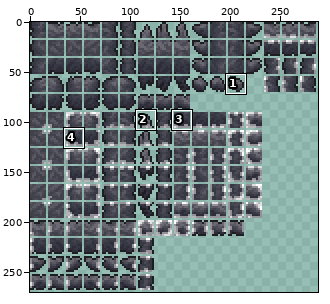
Sprite sheet -- Content/Tiles/Protolith.png. The picture above shows the old version from afar; the outline marks the close-up.
Close-up. First the earlier version:
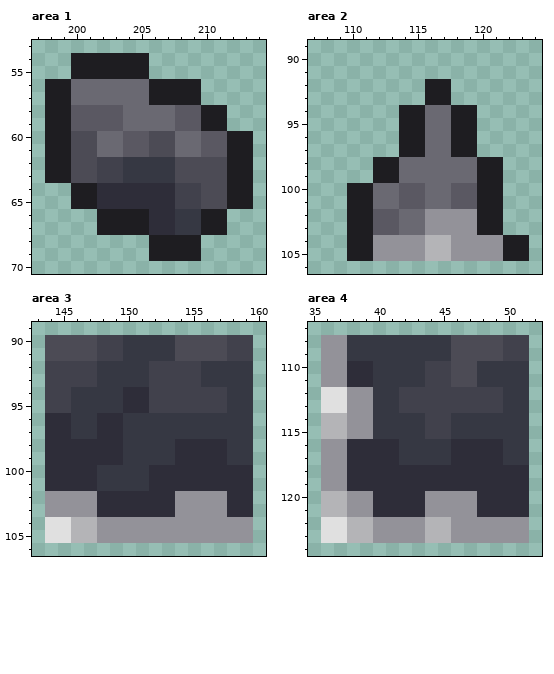
The file is 286x269 pixels. Colours within 5 levels of each other are drawn and written as one. Shown: area 1: x 197..214, y 53..70; area 2: x 107..124, y 89..106; area 3: x 143..160, y 89..106; area 4: x 35..52, y 107..124. The old version is drawn lined up with the new one, on the new canvas. The commit also changed other parts of the picture, which this record leaves out.
And afterwards:
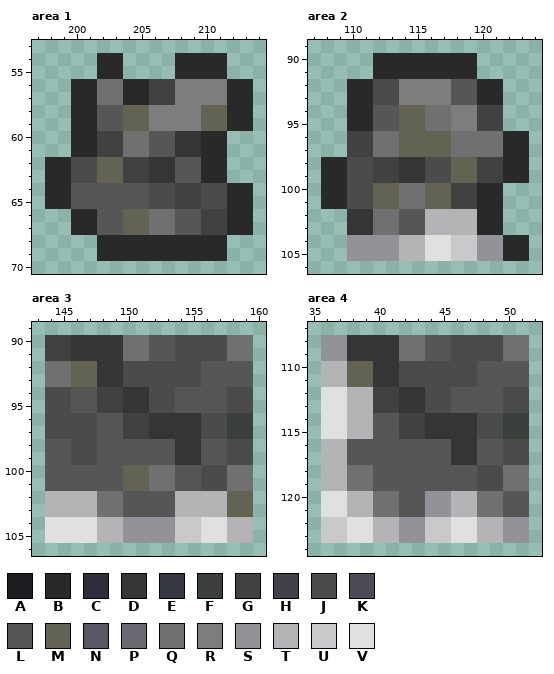
Palette (. is transparent): A #1e1d21  B #292929  C #2e2d39  D #353535  E #363843  F #3b3f3b  G #414141  H #41414c  J #4b4b4b  K #4c4b55  L #565656  M #636354  N #5a5862  P #6a6972  Q #707070  R #7d7d7d  S #939299  T #b4b4b7  U #c9c9cc  V #e0e0e0
Difference:
canvas 286x269 -> 288x270
Changed rows in their new state; - is an unchanged pixel.
Area 1:
first column x 198:
54 --..BB..--BBBB--
55 --..BB..--BBBB--
56 ..BBQQBBGGRRRRBB
57 ..BBQQBBGGRRRRBB
58 ..BBLLMMRRRRMMBB
59 ..BBLLMMRRRRMMBB
60 ..BBGGQQLLDDBB..
61 ..BBGGQQLLDDBB..
62 BBJJMMGGDDLLBB..
63 BBJJMMGGDDLLBB..
64 BBLLLLLLJJGGJJBB
65 BBLLLLLLJJGGJJBB
66 --BBLLMMQQLLGGBB
67 --BBLLMMQQLLGGBB
68 ----BBBBBBBBBB--
69 ----BBBBBBBBBB--
Area 2:
first column x 108:
 90 ----BBBBBBBB----
 91 ----BBBBBBBB----
 92 --BBJJRRRRLLBB--
 93 --BBJJRRRRLLBB--
 94 --BBLLMMQQRRGG--
 95 --BBLLMMQQRRGG--
 96 --GGQQMMMMQQQQBB
 97 --GGQQMMMMQQQQBB
 98 BBJJGGDDJJMMGGBB
 99 BBJJGGDDJJMMGGBB
100 BBJJMMQQMMGGBB--
101 BBJJMMQQMMGGBB--
102 --DDQQLLTTTTBB--
103 --DDQQLLTTTTBB--
104 --SS--TTVVUU--BB
105 --SS--TTVVUU--BB
Area 3:
first column x 144:
 90 GGDDDDQQLLJJJJQQ
 91 GGDDDDQQLLJJJJQQ
 92 QQMMDDJJJJJJLLLL
 93 QQMMDDJJJJJJLLLL
 94 JJLLGGDDJJLLLLJJ
 95 JJLLGGDDJJLLLLJJ
 96 JJJJLLGGDDDDJJFF
 97 JJJJLLGGDDDDJJFF
 98 LLJJLLLLLLDDLLJJ
 99 LLJJLLLLLLDDLLJJ
100 LLLLLLMMQQLLJJQQ
101 LLLLLLMMQQLLJJQQ
102 TTTTQQLLLLTTTTMM
103 TTTTQQLLLLTTTTMM
104 --VVTT----UUVVTT
105 --VVTT----UUVVTT
Area 4:
first column x 36:
108 --DDDDQQLLJJJJQQ
109 --DDDDQQLLJJJJQQ
110 TTMMDDJJJJJJLLLL
111 TTMMDDJJJJJJLLLL
112 --TTGGDDJJLLLLJJ
113 --TTGGDDJJLLLLJJ
114 VVTTLLGGDDDDJJFF
115 VVTTLLGGDDDDJJFF
116 TTLLLLLLLLDDLLJJ
117 TTLLLLLLLLDDLLJJ
118 TTQQLLLLLLLLJJQQ
119 TTQQLLLLLLLLJJQQ
120 VVTTQQLL--TTQQLL
121 VVTTQQLL--TTQQLL
122 UUVVTT--UUVVTT--
123 UUVVTT--UUVVTT--
Where, in picture pixels (left, top, right, bottom), the same in both close-ups:
changed: (45, 53, 253, 261)
changed: (321, 53, 529, 261)
changed: (45, 335, 253, 543)
changed: (321, 335, 529, 543)
